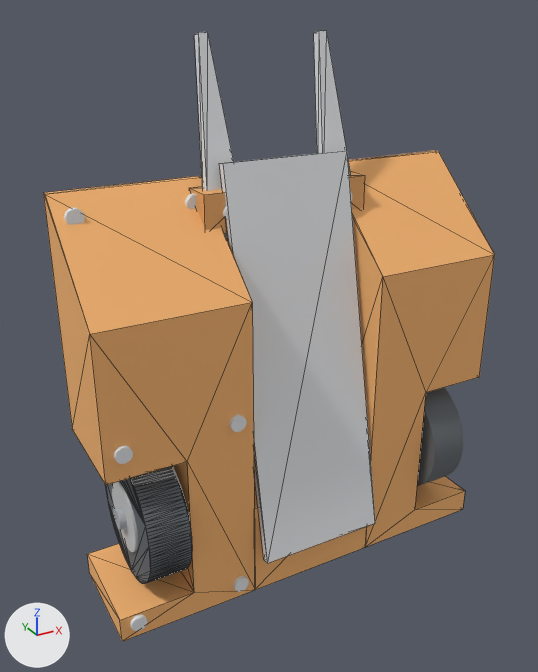
The glTF model viewer/data/models/shoveron.glb: old version first, new version second.
The view is the same before and after, from a camera (50 mm lens) standing at (-85.0, -142.9, 84.9) and looking at (-6.4, 0.1, 13.3). The axes (+X, +Y, +Z) are drawn at lower left. The lights are the same throughout. The older version comes first. Mesh edges are drawn as thin lines on the coarser meshes.

The first picture shows 'bridge', 'dt_hub_wheel_r0', 'dt_mount_fork_0', 'fork_0', 'fork_1', 'pod_l', 'pod_r', 'shovel', 'wheel_l0', 'wheel_r0' and 9 more.
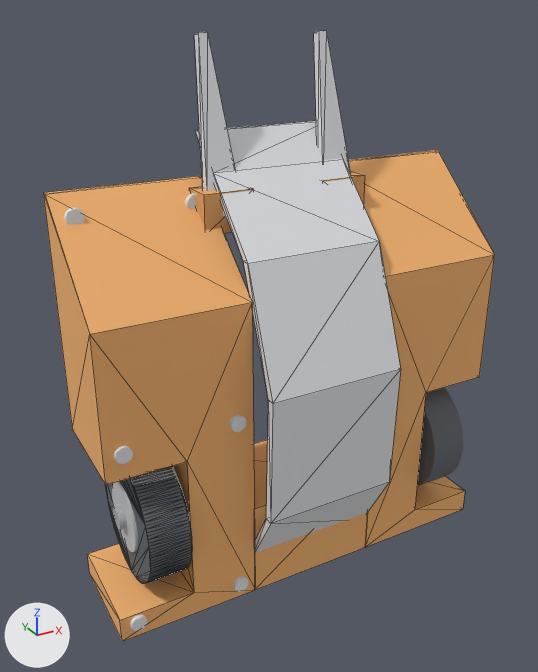
The change, as a list of edits to the scene's bpy script:
```text
Change me_shovel:
    used by ob_shovel; location = (0.0, 0.0, 0.0)
    remove me_shovel.from_pydata(...)  # 8 vertices, 12 faces; spans x -16.0..16.0, y -16.9..4.9, z -38.7..54.7
    add me_shovel.from_pydata(...)  # 24 vertices, 44 faces; spans x -17.0..17.0, y -21.0..15.0, z -42.0..60.0
    me_shovel part 1: the whole mesh is rebuilt
```

What differs and where, as boxes [x1, y1, x2, y2] in the pictures (538 x 672 px):
'shovel', reshaped (32% wider): before [219, 150, 375, 563]; after [195, 121, 401, 553]
